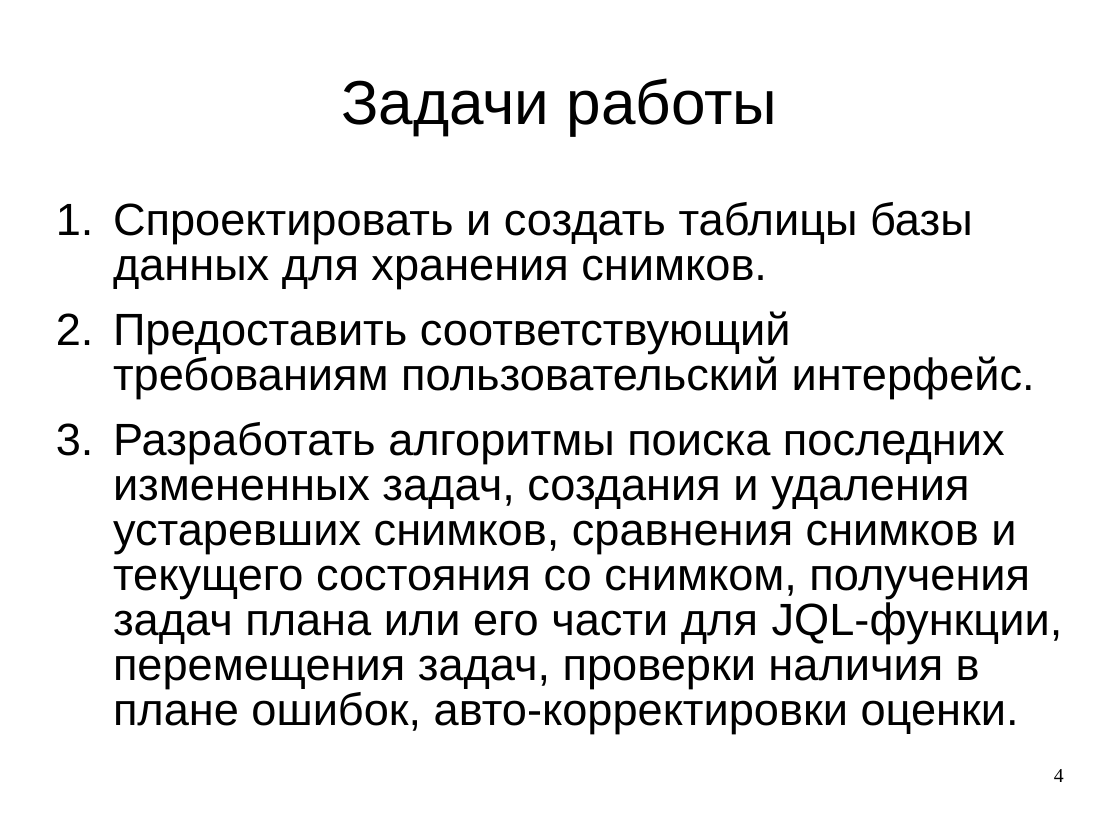
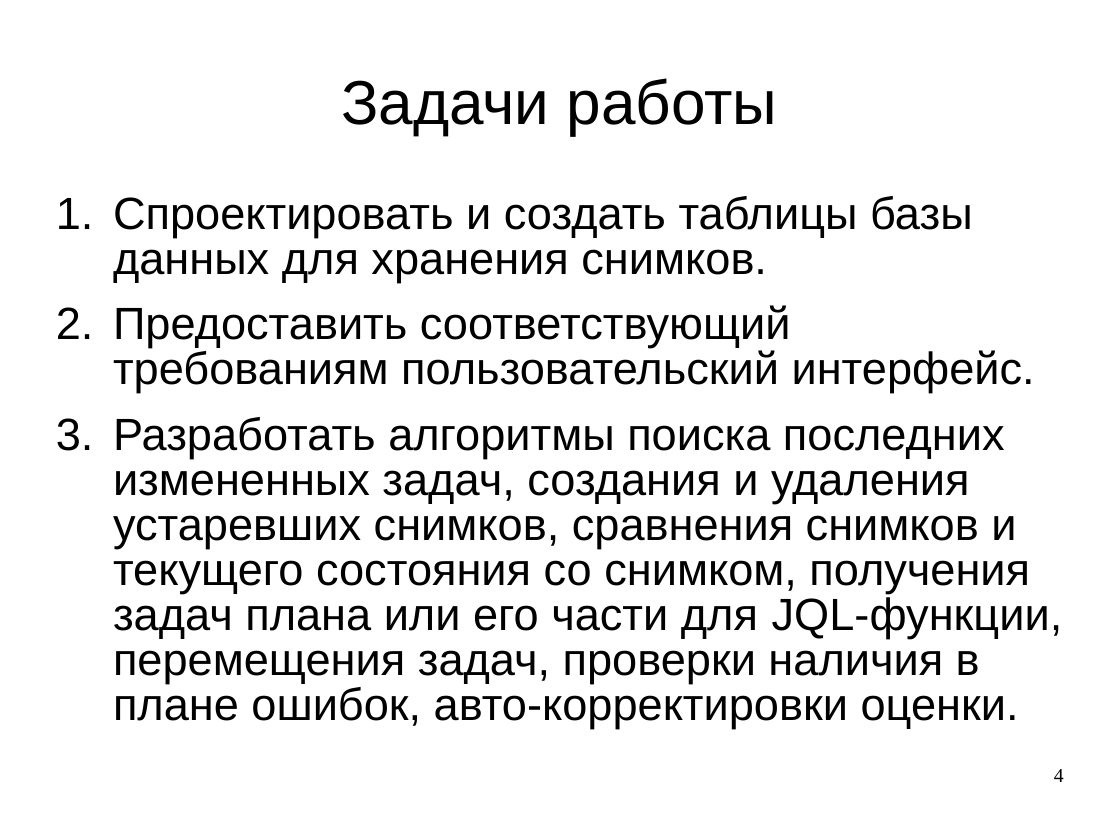
Before and after one commit to LilyTs/Diplom, a slide deck: slide 14 of Цаплина_(Дипломная).ppt. Drawn at 1120x840 pixels with LibreOffice and Linux fonts; fonts in the diff are those of the drawing. Boxes give left, top, right and bottom in pixels: in the first picture for what was removed or moved away, otherwise in the second. Text is boxed around its words. In the diff, an @@ line names an element or a change of style, - is before the commit and + after.

```diff
--- a/Цаплина_(Дипломная).ppt
+++ b/Цаплина_(Дипломная).ppt
@@ text "Спроектировать и создать таблицы базы ...": place and size @@
-text "Спроектировать и создать таблицы базы ..." at box(113, 202, 1063, 734)
+text "Спроектировать и создать таблицы базы ..." at box(113, 196, 1063, 728)
```
Also in this commit, not shown: 6 other slides changed, 2 slides added, 1 slide removed, 1 other file.
